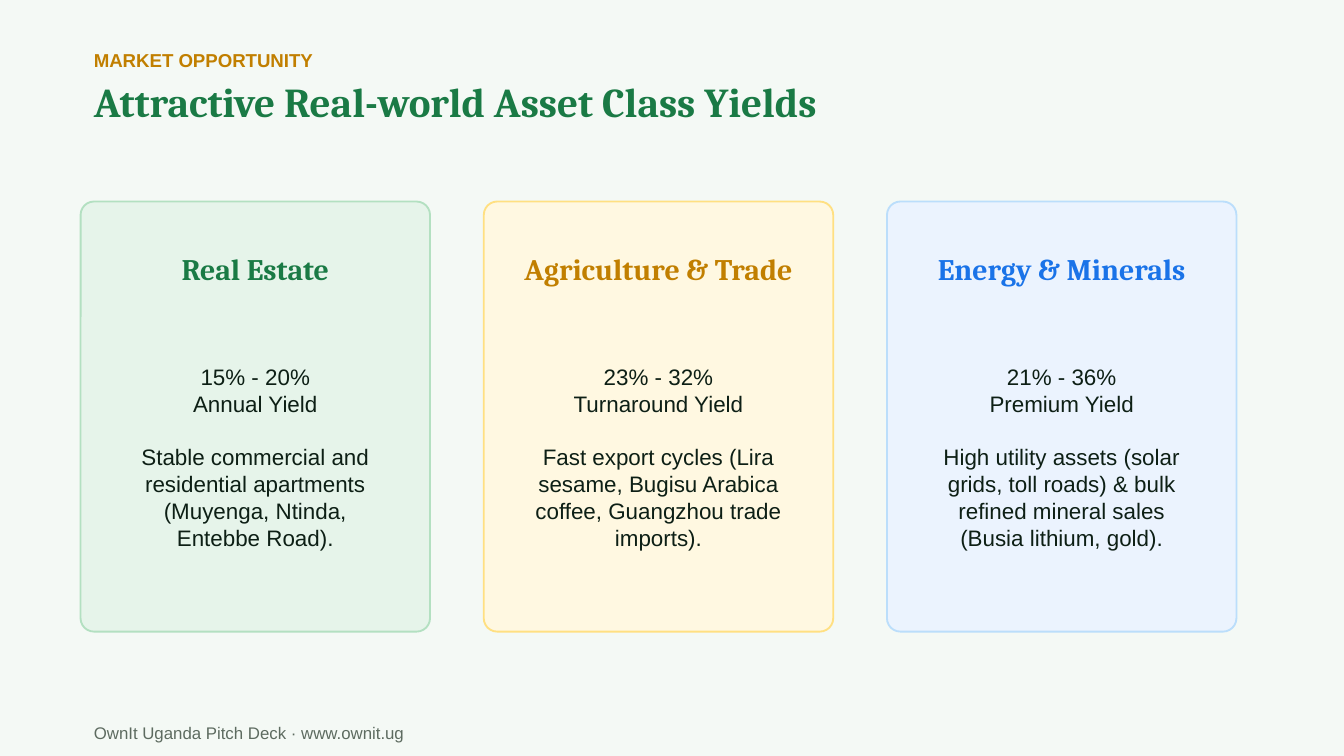
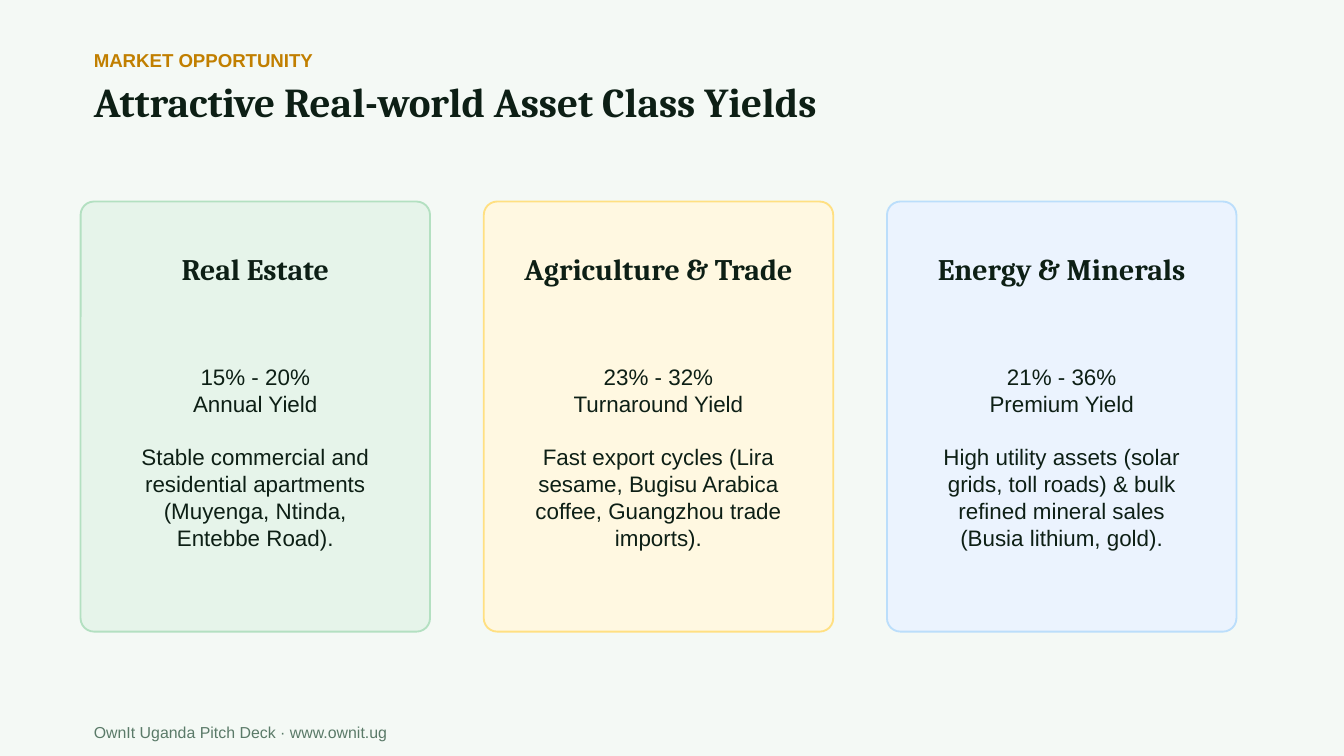
Before and after one commit to SINDROM66/OWNIT-APP, a slide deck: slide 9 of OwnIt_Uganda_Pitch_Deck.pptx. Drawn at 1344x756 pixels with LibreOffice and Linux fonts; fonts in the diff are those of the drawing. Boxes give left, top, right and bottom in pixels: in the first picture for what was removed or moved away, otherwise in the second. Text is boxed around its words. In the diff, an @@ line names an element or a change of style, - is before the commit and + after.

```diff
--- a/OwnIt_Uganda_Pitch_Deck.pptx
+++ b/OwnIt_Uganda_Pitch_Deck.pptx
@@ text "Attractive Real-world Asset Class Yields" at <box>94,88,816,118</box>: text colour #1A7A45 to #0D1F15 @@
@@ text "Real Estate" at <box>182,259,329,281</box>: text colour #1A7A45 to #0D1F15 @@
@@ text "Agriculture & Trade" at <box>524,259,792,287</box>: text colour #C17F00 to #0D1F15 @@
@@ text "Energy & Minerals" at <box>938,259,1186,287</box>: text colour #1A73E8 to #0D1F15 @@
@@ text "OwnIt Uganda Pitch Deck · ..." at <box>94,726,387,741</box>: size 9 to 8.5 pt, text colour #5D6B60 to #5A7A68 @@
```
Also in this commit, not shown: 9 other slides changed, 10 slides added, 8 other files.
